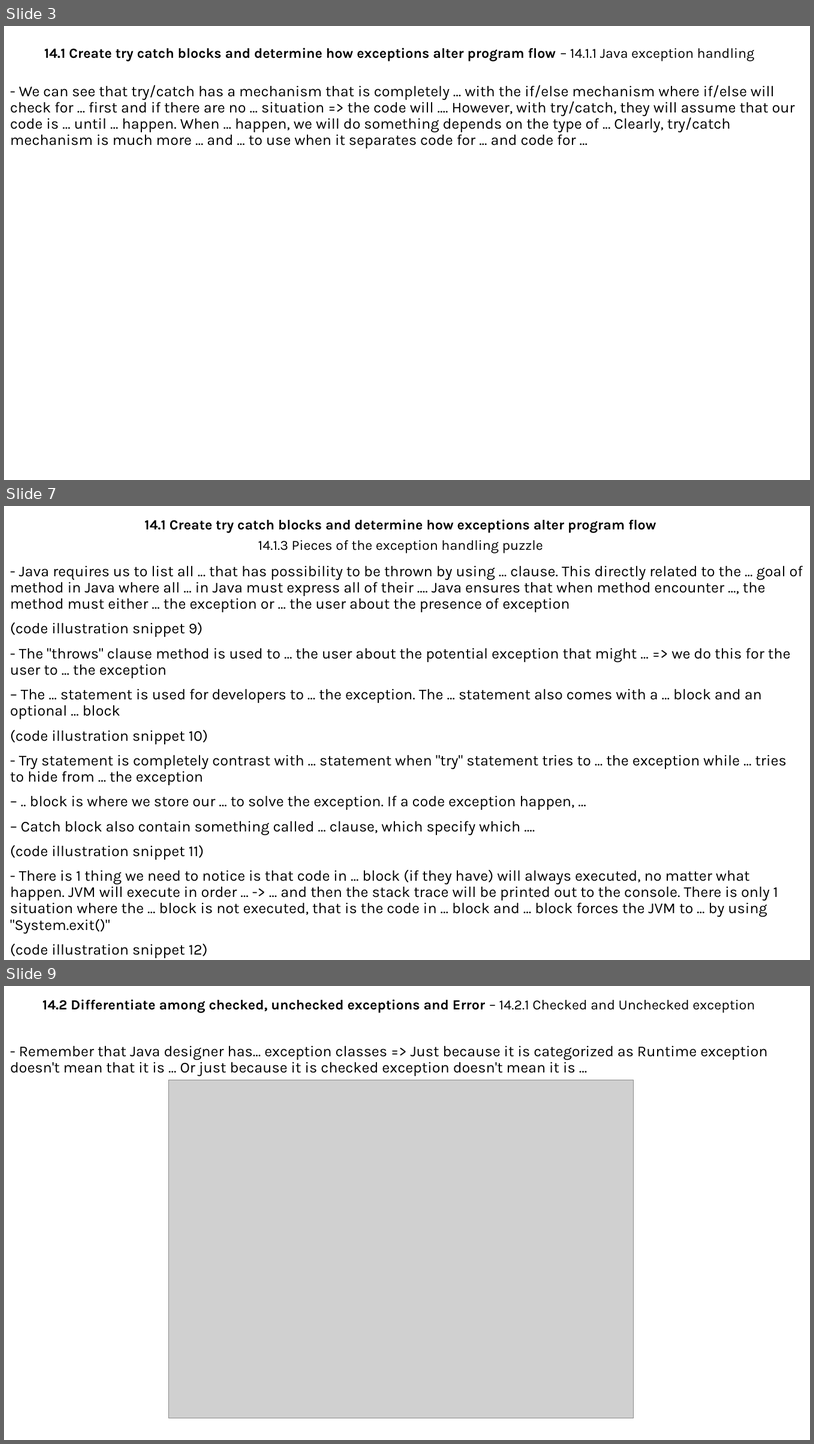
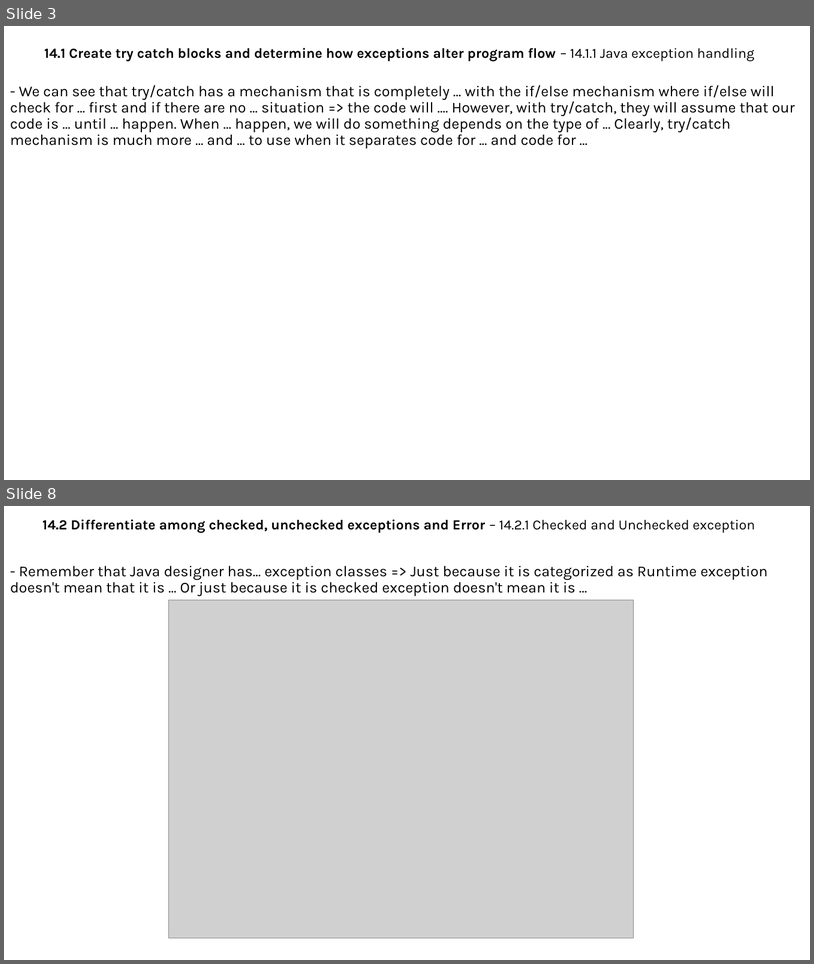
Before and after one commit to MaiDinhVinh/CS-Java, a slide deck: Java SE 8 Teaching Material/Chapter 14 - Debugging and Exception Handling/Chapter 14 - Debugging and Exception Handling.pptx. Shown one above the other, each under a label of ours: slides 3, 7 and 9 before the commit, slides 3 and 8 after it; the slides between them are not shown. The pictures are 814x1444 and 814x964 pixels, drawn with LibreOffice and Linux fonts; fonts in the diff are those of the drawing; grey boxes stand for pictures. Boxes give left, top, right and bottom in pixels: in the first picture for what was removed or moved away, otherwise in the second. Text is boxed around its words. In the diff, an @@ line names an element or a change of style, - is before the commit and + after.

```diff
--- a/Java SE 8 Teaching Material/Chapter 14 - Debugging and Exception Handling/Chapter 14 - Debugging and Exception Handling.pptx
+++ b/Java SE 8 Teaching Material/Chapter 14 - Debugging and Exception Handling/Chapter 14 - Debugging and Exception Handling.pptx
@@ slide 7 removed at (4, 506, 810, 960), background #FFFFFF @@
@@ subtitle removed at (144, 519, 656, 553) @@
-14.1 Create try catch blocks and determine how exceptions alter program flow
-14.1.3 Pieces of the exception handling puzzle
@@ text removed at (10, 565, 803, 958) @@
-- Java requires us to list all ... that has possibility to be thrown by using ... clause. This directly related to the ... goal of method in Java where all ... in Java must express all of their .... Java ensures that when method encounter ..., the method must either ... the exception or ... the user about the presence of exception
-(code illustration snippet 9)
-- The "throws" clause method is used to ... the user about the potential exception that might ... => we do this for the user to ... the exception
-– The ... statement is used for developers to ... the exception. The ... statement also comes with a ... block and an optional ... block
-(code illustration snippet 10)
-- Try statement is completely contrast with ... statement when "try" statement tries to ... the exception while ... tries to hide from ... the exception
-– .. block is where we store our ... to solve the exception. If a code exception happen, ...
-– Catch block also contain something called ... clause, which specify which ....
-(code illustration snippet 11)
-- There is 1 thing we need to notice is that code in ... block (if they have) will always executed, no matter what happen. JVM will execute in order ... -> ... and then the stack trace will be printed out to the console. There is only 1 situation where the ... block is not executed, that is the code in ... block and ... block forces the JVM to ... by using "System.exit()"
-(code illustration snippet 12)
@@ what was slide 9 is now slide 8 @@
```
Also in this commit, not shown: 4 slides changed.
